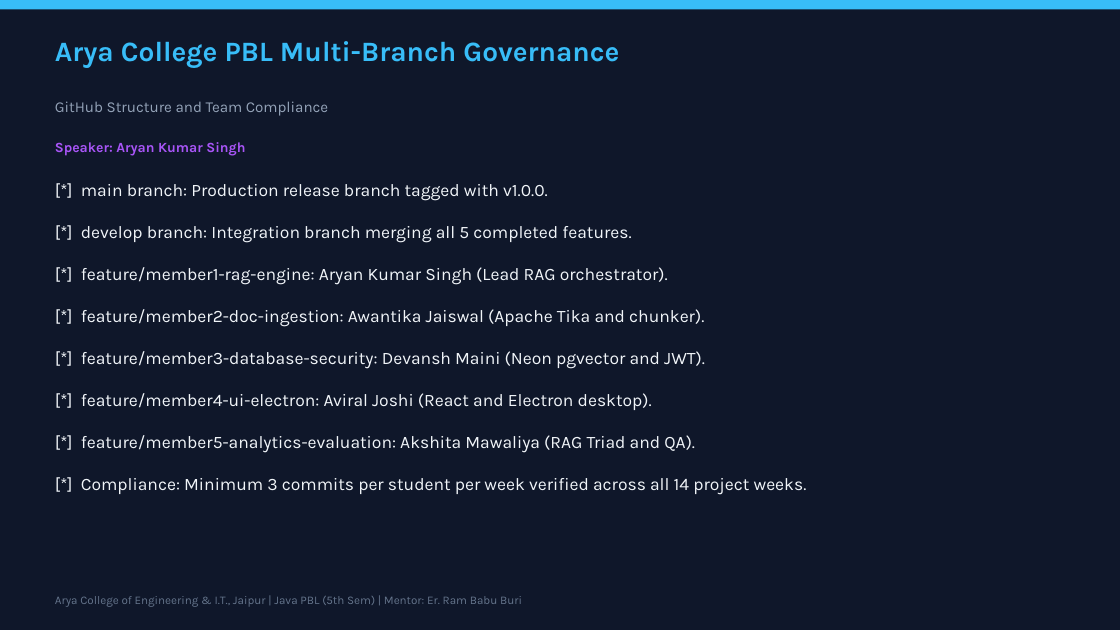
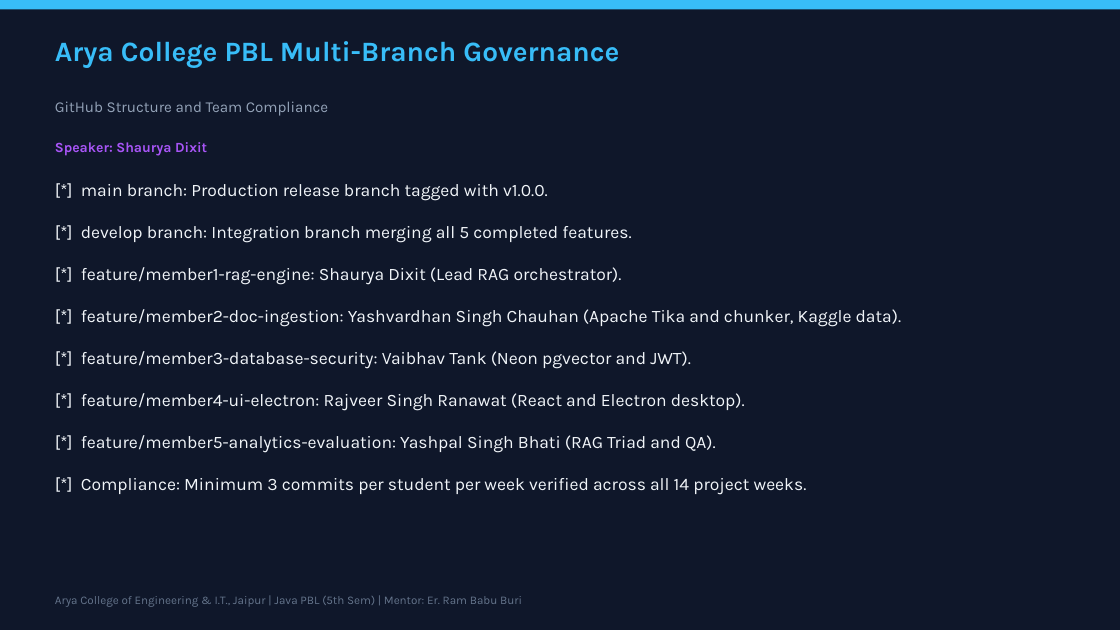
Before and after one commit to shauryadixit005-lab/RAG_Project, a slide deck: slide 13 of submission_reports/DocuQuery_AI_Presentation.pptx. Drawn at 1120x630 pixels with LibreOffice and Linux fonts; fonts in the diff are those of the drawing. Boxes give left, top, right and bottom in pixels: in the first picture for what was removed or moved away, otherwise in the second. Text is boxed around its words. In the diff, an @@ line names an element or a change of style, - is before the commit and + after.

```diff
--- a/submission_reports/DocuQuery_AI_Presentation.pptx
+++ b/submission_reports/DocuQuery_AI_Presentation.pptx
@@ text at (55, 142, 207, 156): text changed @@
-Speaker: Aryan Kumar Singh
+Speaker: Shaurya Dixit
@@ text at (81, 184, 902, 495): text changed @@
-[*] main branch: Production release branch tagged with v1.0.0.
-[*] develop branch: Integration branch merging all 5 completed features.
-[*] feature/member1-rag-engine: Aryan Kumar Singh (Lead RAG orchestrator).
-[*] feature/member2-doc-ingestion: Awantika Jaiswal (Apache Tika and chunker).
-[*] feature/member3-database-security: Devansh Maini (Neon pgvector and JWT).
-[*] feature/member4-ui-electron: Aviral Joshi (React and Electron desktop).
-[*] feature/member5-analytics-evaluation: Akshita Mawaliya (RAG Triad and QA).
-[*] Compliance: Minimum 3 commits per student per week verified across all 14 project weeks.
+[*] main branch: Production release branch tagged with v1.0.0.
+[*] develop branch: Integration branch merging all 5 completed features.
+[*] feature/member1-rag-engine: Shaurya Dixit (Lead RAG orchestrator).
+[*] feature/member2-doc-ingestion: Yashvardhan Singh Chauhan (Apache Tika and chunker, Kaggle data).
+[*] feature/member3-database-security: Vaibhav Tank (Neon pgvector and JWT).
+[*] feature/member4-ui-electron: Rajveer Singh Ranawat (React and Electron desktop).
+[*] feature/member5-analytics-evaluation: Yashpal Singh Bhati (RAG Triad and QA).
+[*] Compliance: Minimum 3 commits per student per week verified across all 14 project weeks.
```
Also in this commit, not shown: 14 other slides changed, 21 other files.
